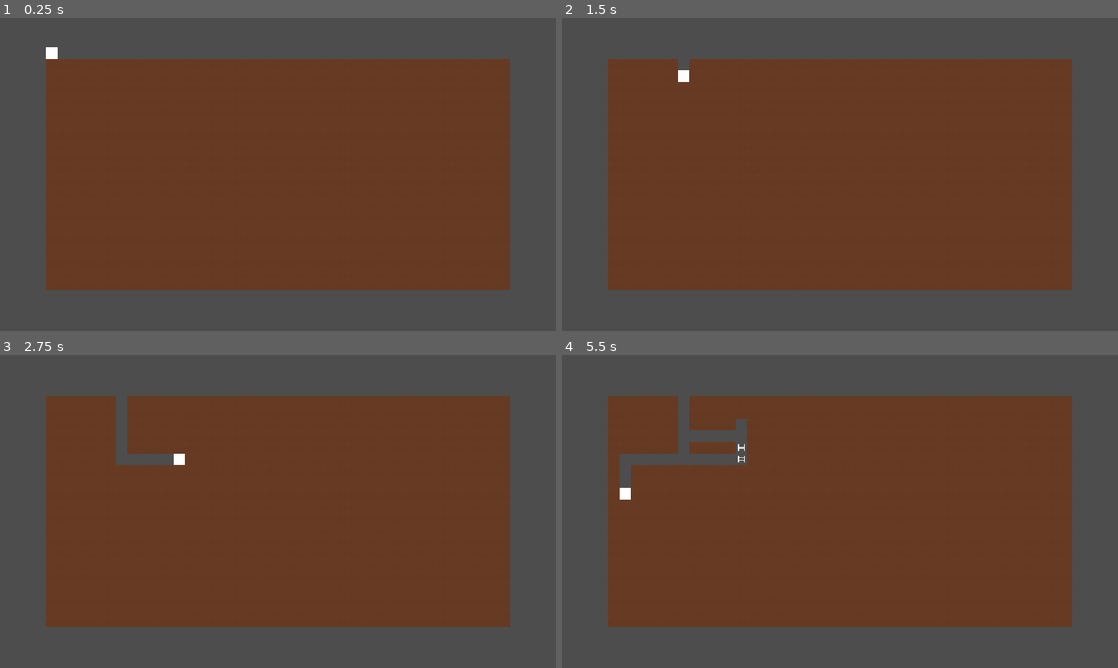
Above: before the commit, frames 1-4 (two rows, left to right).
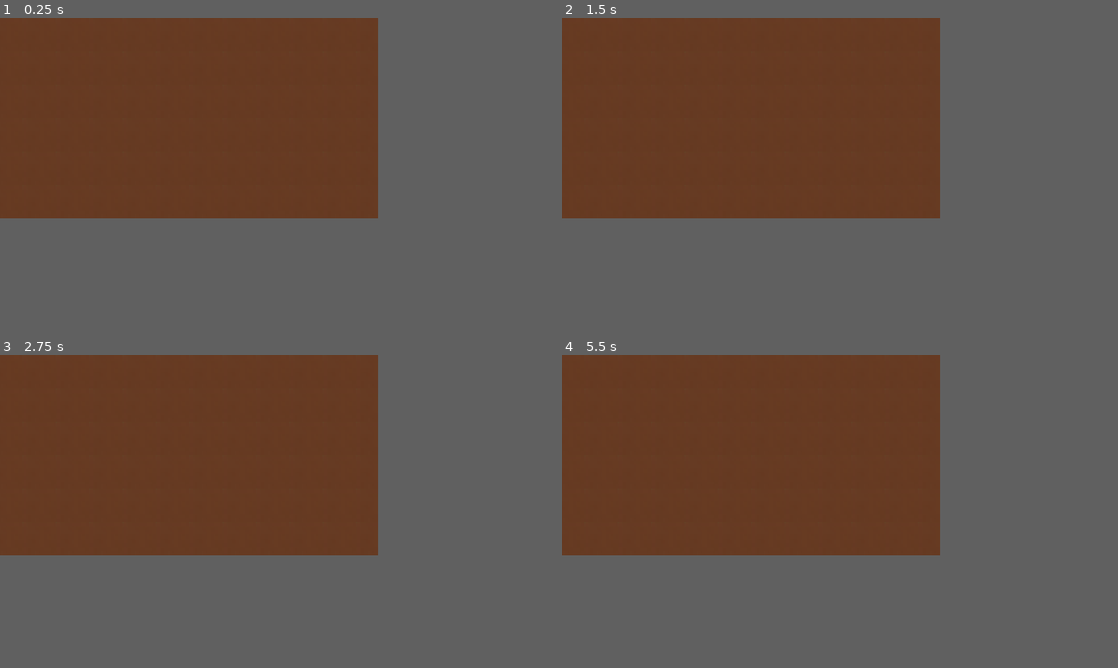
Above: after the commit, the same moments.

Repository: NxtCreator/Entrenched
Game: Godot game, scene res://scenes/main.tscn
Two runs of this game, one before a commit and one after it. Both use one fixed random seed, a clock stepped at 60 frames per second and the inputs below.
Inputs (mouse positions are in pixels of both pictures, inside the frame that each line leads up to):
- Up to frame 1 (0.25 s): no input
- Up to frame 2 (1.5 s): tap Enter at 0.5 s; move the mouse to (962, 158) at 0.52 s; hold Right (ui_right) 0.53-1.28 s; tap Alt at 0.6 s; click (962, 158) at 0.67 s; move the mouse to (728, 190) at 1.27 s; hold Down (ui_down) from 1.28 s (still down); tap Shift at 1.35 s
- Up to frame 3 (2.75 s): move the mouse to (333, 442) at 2.02 s; release Down (ui_down) at 2.03 s; hold Right (ui_right) from 2.03 s (still down); tap Alt at 2.1 s
- Up to frame 4 (5.5 s): move the mouse to (812, 574) at 2.77 s; release Right (ui_right) at 2.78 s; hold Up (ui_up) 2.78-3.53 s; tap Shift at 2.85, 4.35 s; click (812, 574) at 2.92 s; move the mouse to (1006, 558) at 3.52 s; hold Left (ui_left) 3.53-5.03 s; tap Alt at 3.6, 5.1 s; move the mouse to (673, 464) at 4.27 s; move the mouse to (867, 511) at 5.02 s; hold Down (ui_down) from 5.03 s (still down); click (867, 511) at 5.17 s
In our replay, the window is 800x450 before the commit and 544x288 after it. These sizes can differ from the game's own. Grey fills any space a smaller window leaves; there, only what the larger window draws over its background counts as a difference.

The runs differ from the first frame. In frame 1, 44% of the frame differs, in the area x 0-92%, y 0-87%; in frame 2, 44%; in frame 3, 45%; in frame 4, 46%.

Commit message:
Set a 272x144 pixel-perfect viewport with integer scaling and nearest texture filtering

Diff:
--- a/project.godot
+++ b/project.godot
@@ -17,8 +17,12 @@
 
 [display]
 
-window/stretch/mode="canvas_items"
-window/stretch/aspect="expand"
+window/size/viewport_width=272
+window/size/viewport_height=144
+window/size/window_width_override=1088
+window/size/window_height_override=576
+window/stretch/mode="viewport"
+window/stretch/scale_mode="integer"
 
 [editor_plugins]
 
